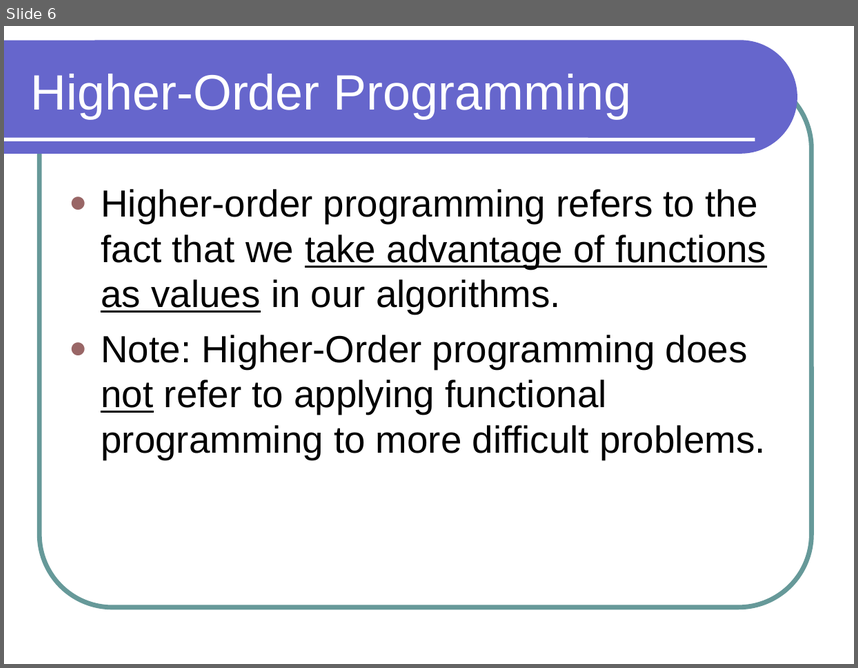
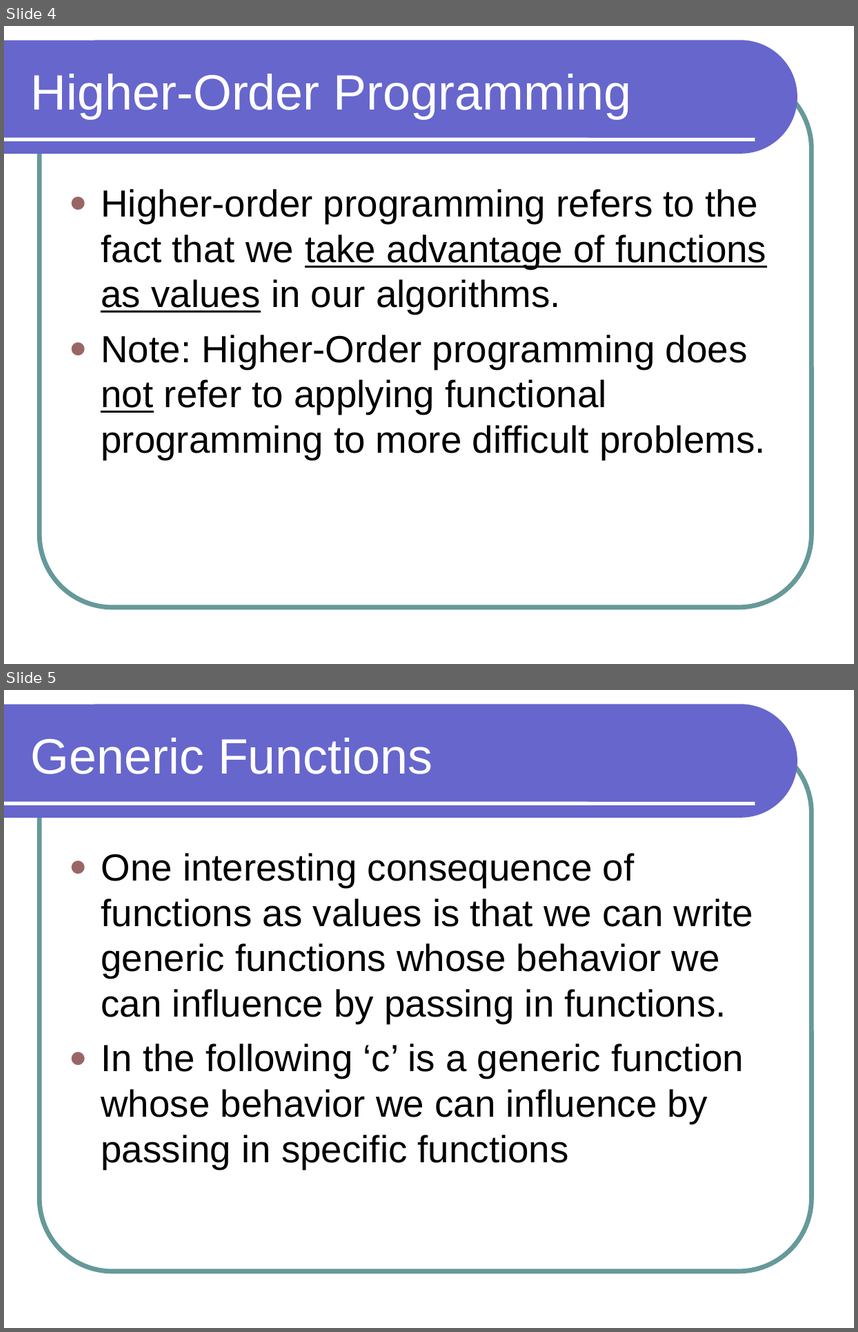
Before and after one commit to lutzhamel/CSC301, a slide deck: notes/csc301-ln014.ppt. Shown one above the other, each under a label of ours: slide 6 before the commit, slides 4 and 5 after it. The pictures are 858x668 and 858x1332 pixels, drawn with LibreOffice and Linux fonts; fonts in the diff are those of the drawing. Boxes give left, top, right and bottom in pixels: in the first picture for what was removed or moved away, otherwise in the second. Text is boxed around its words. In the diff, an @@ line names an element or a change of style, - is before the commit and + after.

```diff
--- a/notes/csc301-ln014.ppt
+++ b/notes/csc301-ln014.ppt
@@ slide 5 added at (4,690,854,1328), background #FFFFFF; not listed: 3 template elements that a slide beside it also shows @@
@@ title added at (31,738,432,774), 42 pt, text #FFFFFF @@
+Generic Functions
@@ text added at (101,853,754,1169), 32 pt, text #000000 @@
+● One interesting consequence of functions as values is that we can write generic functions whose behavior we can influence by passing in functions.
+● In the following ‘c’ is a generic function whose behavior we can influence by passing in specific functions
@@ what was slide 6 is now slide 4 @@
```
Also in this commit, not shown: 3 slides changed, 3 other slides added, 1 slide removed, 6 other files.
